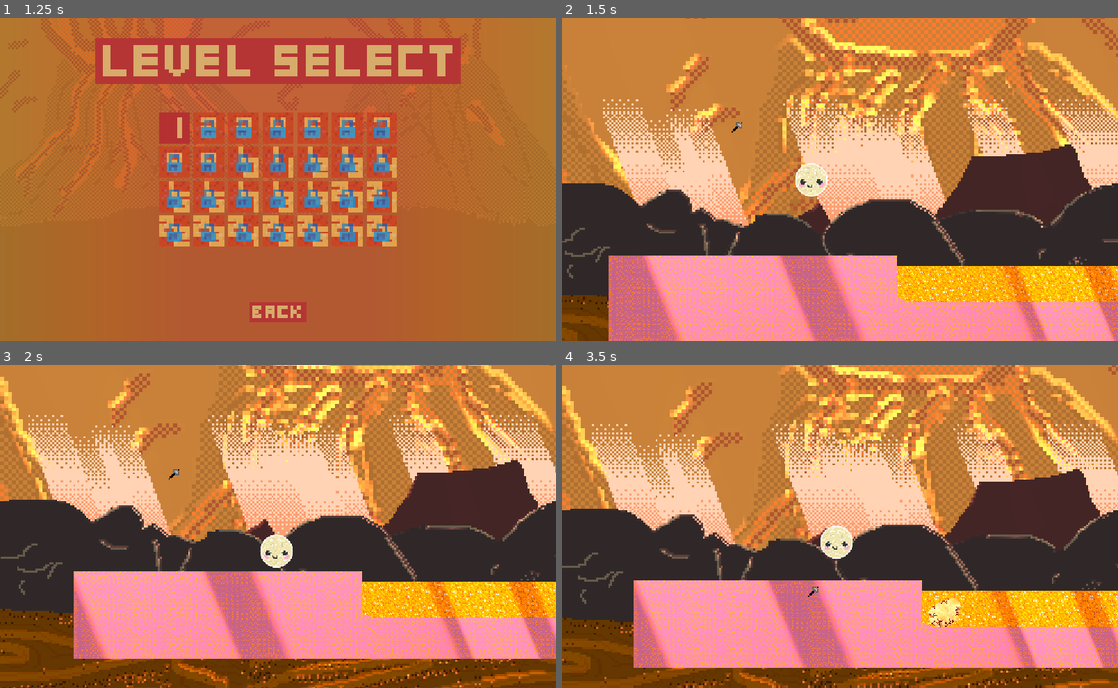
Above: before the commit, frames 1-4 (two rows, left to right).
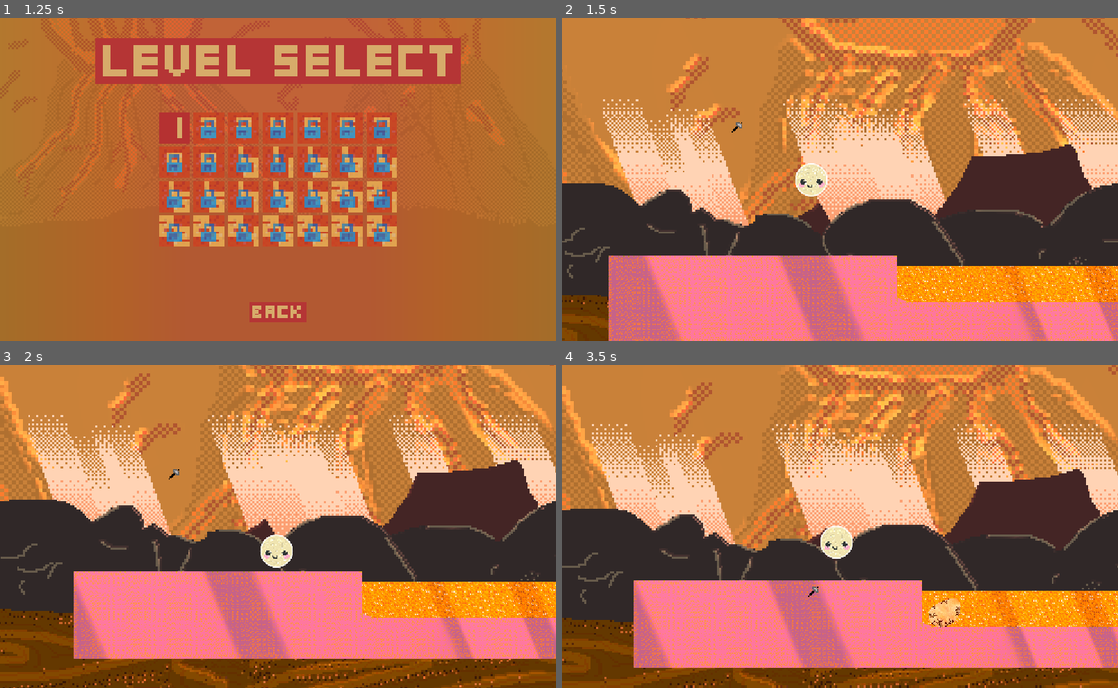
Above: after the commit, the same moments.

Repository: Yaheeha-Baheeha/rock-hard
Game: Godot game, scene res://menu.tscn
Same seed, same stepped clock (60 frames per second), same inputs: the game is played once before the commit and once after it. The engine's default icon, where the game draws it, is replaced by a stand-in: a white triangle on a blue panel in a dark square.
Inputs (mouse positions are in pixels of both pictures, inside the frame that each line leads up to):
- Up to frame 1 (1.25 s): click (278, 198) at 0.5 s
- Up to frame 2 (1.5 s): click (734, 127) at 1.25 s
- Up to frame 3 (2 s): no input
- Up to frame 4 (3.5 s): tap Enter (ui_accept) at 2 s; move the mouse to (962, 510) at 2.02 s; hold D (right) 2.03-2.75 s; hold S (crouch) 2.03-2.75 s; click (962, 510) at 2.17 s; tap Space (jump) at 2.27 s; drag from (728, 542) to (812, 591) at 2.77 s

Frame 1 is identical in both runs. In frame 2, 17% of the frame differs, in the area x 2-100%, y 0-100%; in frame 3, 19%, in the area x 0-100%, y 0-100%; in frame 4, 19%.

Commit message:
new lever textures yippee

Diff:
--- a/background.tscn
+++ b/background.tscn
@@ -72,7 +72,7 @@
 rotation = -0.38709798
 scale = Vector2(0.28308824, 0.6271363)
 color = Color(1, 0.5990026, 0.47948796, 1)
-energy = 2.82
+energy = 1.3
 texture = ExtResource("4_5rr72")
 
 [node name="PointLight2D2" type="PointLight2D" parent="light/Sprite2D" unique_id=463497713]
@@ -80,7 +80,7 @@
 rotation = -0.38709798
 scale = Vector2(0.34734997, 0.6271363)
 color = Color(1, 0.5990026, 0.47948796, 1)
-energy = 2.82
+energy = 1.3
 texture = ExtResource("4_5rr72")
 
 [node name="PointLight2D3" type="PointLight2D" parent="light/Sprite2D" unique_id=749558515]
@@ -88,7 +88,7 @@
 rotation = -0.38709795
 scale = Vector2(0.57077277, 0.6271363)
 color = Color(1, 0.5990026, 0.47948796, 1)
-energy = 2.82
+energy = 1.3
 texture = ExtResource("4_5rr72")
 
 [node name="PointLight2D4" type="PointLight2D" parent="light/Sprite2D" unique_id=512761438]
@@ -96,7 +96,7 @@
 rotation = -0.38709795
 scale = Vector2(0.7255952, 0.6271363)
 color = Color(1, 0.5990026, 0.47948796, 1)
-energy = 2.82
+energy = 1.3
 texture = ExtResource("4_5rr72")
 
 [node name="PointLight2D5" type="PointLight2D" parent="light/Sprite2D" unique_id=1580391570]
@@ -104,7 +104,7 @@
 rotation = -0.38709798
 scale = Vector2(0.28308824, 0.6271363)
 color = Color(1, 0.5990026, 0.47948796, 1)
-energy = 2.82
+energy = 1.3
 texture = ExtResource("4_5rr72")
 
 [node name="PointLight2D6" type="PointLight2D" parent="light/Sprite2D" unique_id=273767341]
@@ -112,7 +112,7 @@
 rotation = -0.38709798
 scale = Vector2(0.34734997, 0.6271363)
 color = Color(1, 0.5990026, 0.47948796, 1)
-energy = 2.82
+energy = 1.3
 texture = ExtResource("4_5rr72")
 
 [node name="PointLight2D7" type="PointLight2D" parent="light/Sprite2D" unique_id=1941489665]
@@ -120,7 +120,7 @@
 rotation = -0.38709795
 scale = Vector2(0.57077277, 0.6271363)
 color = Color(1, 0.5990026, 0.47948796, 1)
-energy = 2.82
+energy = 1.3
 texture = ExtResource("4_5rr72")
 
 [node name="PointLight2D8" type="PointLight2D" parent="light/Sprite2D" unique_id=1993584079]
@@ -128,7 +128,7 @@
 rotation = -0.38709795
 scale = Vector2(0.7255952, 0.6271363)
 color = Color(1, 0.5990026, 0.47948796, 1)
-energy = 2.82
+energy = 1.3
 texture = ExtResource("4_5rr72")
 
 [node name="PointLight2D9" type="PointLight2D" parent="light/Sprite2D" unique_id=624134290]
@@ -136,7 +136,7 @@
 rotation = -0.38709798
 scale = Vector2(0.28308824, 0.6271363)
 color = Color(1, 0.5990026, 0.47948796, 1)
-energy = 2.82
+energy = 1.3
 texture = ExtResource("4_5rr72")
 
 [node name="PointLight2D10" type="PointLight2D" parent="light/Sprite2D" unique_id=367816219]
@@ -144,7 +144,7 @@
 rotation = -0.38709798
 scale = Vector2(0.34734997, 0.6271363)
 color = Color(1, 0.5990026, 0.47948796, 1)
-energy = 2.82
+energy = 1.3
 texture = ExtResource("4_5rr72")
 
 [node name="PointLight2D11" type="PointLight2D" parent="light/Sprite2D" unique_id=968962831]
@@ -152,7 +152,7 @@
 rotation = -0.38709795
 scale = Vector2(0.57077277, 0.6271363)
 color = Color(1, 0.5990026, 0.47948796, 1)
-energy = 2.82
+energy = 1.3
 texture = ExtResource("4_5rr72")
 
 [node name="PointLight2D12" type="PointLight2D" parent="light/Sprite2D" unique_id=1128195922]
@@ -160,7 +160,7 @@
 rotation = -0.38709795
 scale = Vector2(0.7255952, 0.6271363)
 color = Color(1, 0.5990026, 0.47948796, 1)
-energy = 2.82
+energy = 1.3
 texture = ExtResource("4_5rr72")
 
 [node name="mountains behind" type="Parallax2D" parent="." unique_id=104566461]
--- a/lever.tscn
+++ b/lever.tscn
@@ -2,16 +2,18 @@
 
 [ext_resource type="Script" uid="uid://brw8lbyuhcqf2" path="res://pin_joint_2d.gd" id="1_0ohsc"]
 [ext_resource type="Script" uid="uid://dnlirwemwksvb" path="res://lever.gd" id="1_1kj1s"]
+[ext_resource type="Texture2D" uid="uid://bjl66707y8vkg" path="res://Textures/lever_stick.png" id="2_7uavd"]
+[ext_resource type="Texture2D" uid="uid://b00ajptm15jh0" path="res://Textures/green-light.png" id="4_1kj1s"]
+[ext_resource type="Texture2D" uid="uid://dgjbb61okcysk" path="res://Textures/red-light.png" id="5_gk4f0"]
+[ext_resource type="Texture2D" uid="uid://g4heiugg3lfn" path="res://Textures/leverbase.png" id="6_gk4f0"]
 
 [sub_resource type="RectangleShape2D" id="RectangleShape2D_ic0j1"]
-size = Vector2(31, 162)
+size = Vector2(31, 157.19954)
 
 [sub_resource type="RectangleShape2D" id="RectangleShape2D_0ohsc"]
 size = Vector2(200, 44)
 
-[sub_resource type="CircleShape2D" id="CircleShape2D_ic0j1"]
-
-[sub_resource type="CircleShape2D" id="CircleShape2D_0ohsc"]
+[sub_resource type="RectangleShape2D" id="RectangleShape2D_gk4f0"]
 
 [sub_resource type="LabelSettings" id="LabelSettings_1kj1s"]
 font_color = Color(0.29411766, 1, 0, 1)
@@ -19,7 +21,18 @@
 [sub_resource type="LabelSettings" id="LabelSettings_gk4f0"]
 font_color = Color(1, 0.23529412, 0.03529412, 1)
 
+[sub_resource type="Gradient" id="Gradient_soi7j"]
+colors = PackedColorArray(1, 1, 1, 1, 0, 0, 0, 1)
+
+[sub_resource type="GradientTexture2D" id="GradientTexture2D_1kj1s"]
+gradient = SubResource("Gradient_soi7j")
+fill = 1
+fill_from = Vector2(0.5, 0.5)
+fill_to = Vector2(0.16239317, 0.26923078)
+metadata/_snap_enabled = true
+
 [node name="Lever" type="Node2D" unique_id=603365385]
+z_index = -1
 script = ExtResource("1_1kj1s")
 
 [node name="RigidBody2D3" type="RigidBody2D" parent="." unique_id=1317640711]
@@ -30,15 +43,22 @@
 gravity_scale = 0.103
 
 [node name="CollisionShape2D" type="CollisionShape2D" parent="RigidBody2D3" unique_id=1657275478]
-position = Vector2(-1.5, -73)
+z_index = 1
+position = Vector2(-1.5, -70.59977)
 shape = SubResource("RectangleShape2D_ic0j1")
 
 [node name="Polygon2D" type="Polygon2D" parent="RigidBody2D3" unique_id=106397126]
+visible = false
 position = Vector2(15, -118.68155)
 scale = Vector2(1, 1.1772816)
 color = Color(0.61339027, 0.61339027, 0.61339027, 1)
 polygon = PackedVector2Array(0, -30, -30, -30, -30, 130, -15.731659, 129.99998, 0, 130)
 uv = PackedVector2Array(-4, -5, -142, -37, -127, 132, 6, 132)
+
+[node name="LeverStick" type="Sprite2D" parent="RigidBody2D3" unique_id=1748377057]
+position = Vector2(0, -48.083267)
+scale = Vector2(3.7626655, 3.7626655)
+texture = ExtResource("2_7uavd")
 
 [node name="PinJoint2D" type="PinJoint2D" parent="." unique_id=1300057020]
 position = Vector2(1, 76)
@@ -65,17 +85,17 @@
 collision_layer = 32
 collision_mask = 0
 
-[node name="CollisionShape2D" type="CollisionShape2D" parent="RigidBody2D" unique_id=921998608]
+[node name="CollisionShape2D2" type="CollisionShape2D" parent="RigidBody2D" unique_id=1230470207]
 position = Vector2(-89, 61)
-shape = SubResource("CircleShape2D_ic0j1")
+shape = SubResource("RectangleShape2D_gk4f0")
 
 [node name="RigidBody2D2" type="StaticBody2D" parent="." unique_id=160406193]
 collision_layer = 32
 collision_mask = 0
 
-[node name="CollisionShape2D" type="CollisionShape2D" parent="RigidBody2D2" unique_id=1083651571]
-position = Vector2(94, 62)
-shape = SubResource("CircleShape2D_0ohsc")
+[node name="CollisionShape2D2" type="CollisionShape2D" parent="RigidBody2D2" unique_id=1975521468]
+position = Vector2(92, 61)
+shape = SubResource("RectangleShape2D_gk4f0")
 
 [node name="Label" type="Label" parent="." unique_id=946342534]
 offset_left = 69.0
@@ -93,5 +113,34 @@
 text = "Off"
 label_settings = SubResource("LabelSettings_gk4f0")
 
+[node name="PointLight2D" type="PointLight2D" parent="." unique_id=276061129]
+position = Vector2(94, 62)
+color = Color(0, 1, 0, 1)
+energy = 1.09
+texture = SubResource("GradientTexture2D_1kj1s")
+
+[node name="PointLight2D2" type="PointLight2D" parent="." unique_id=368520800]
+position = Vector2(-89, 61)
+scale = Vector2(1.375, 1.375)
+color = Color(1, 0, 0, 1)
+energy = 1.09
+texture = SubResource("GradientTexture2D_1kj1s")
+
+[node name="GreenLight" type="Sprite2D" parent="." unique_id=347093356]
+z_index = -1
+position = Vector2(94, 62.000004)
+scale = Vector2(0.875, 0.875)
+texture = ExtResource("4_1kj1s")
+
+[node name="RedLight" type="Sprite2D" parent="." unique_id=1446703281]
+position = Vector2(-89, 61.5)
+scale = Vector2(0.875, 0.875)
+texture = ExtResource("5_gk4f0")
+
+[node name="Leverbase" type="Sprite2D" parent="." unique_id=754364708]
+position = Vector2(2, 95.99999)
+scale = Vector2(6.25, 6.25)
+texture = ExtResource("6_gk4f0")
+
 [connection signal="turned_off" from="PinJoint2D" to="." method="_on_pin_joint_2d_turned_off"]
 [connection signal="turned_on" from="PinJoint2D" to="." method="_on_pin_joint_2d_turned_on"]
Binary file added: Textures/green-light.png
Not shown, added: Textures/green-light.png.import
Binary file added: Textures/lever_stick.png
Not shown, added: Textures/lever_stick.png.import
Binary file added: Textures/leverbase.png
Not shown, added: Textures/leverbase.png.import
Binary file added: Textures/red-light.png
Not shown, added: Textures/red-light.png.import
